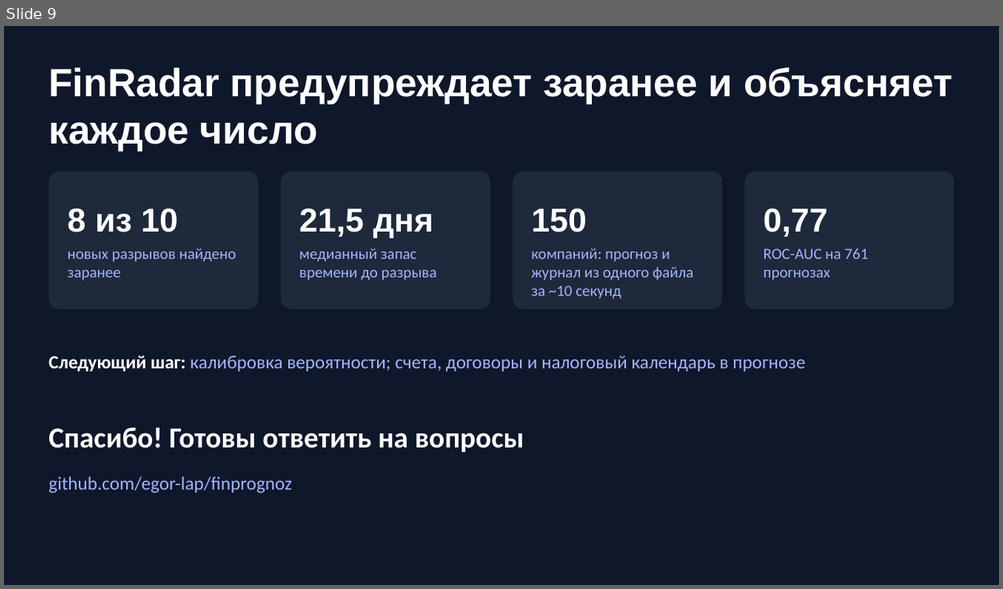
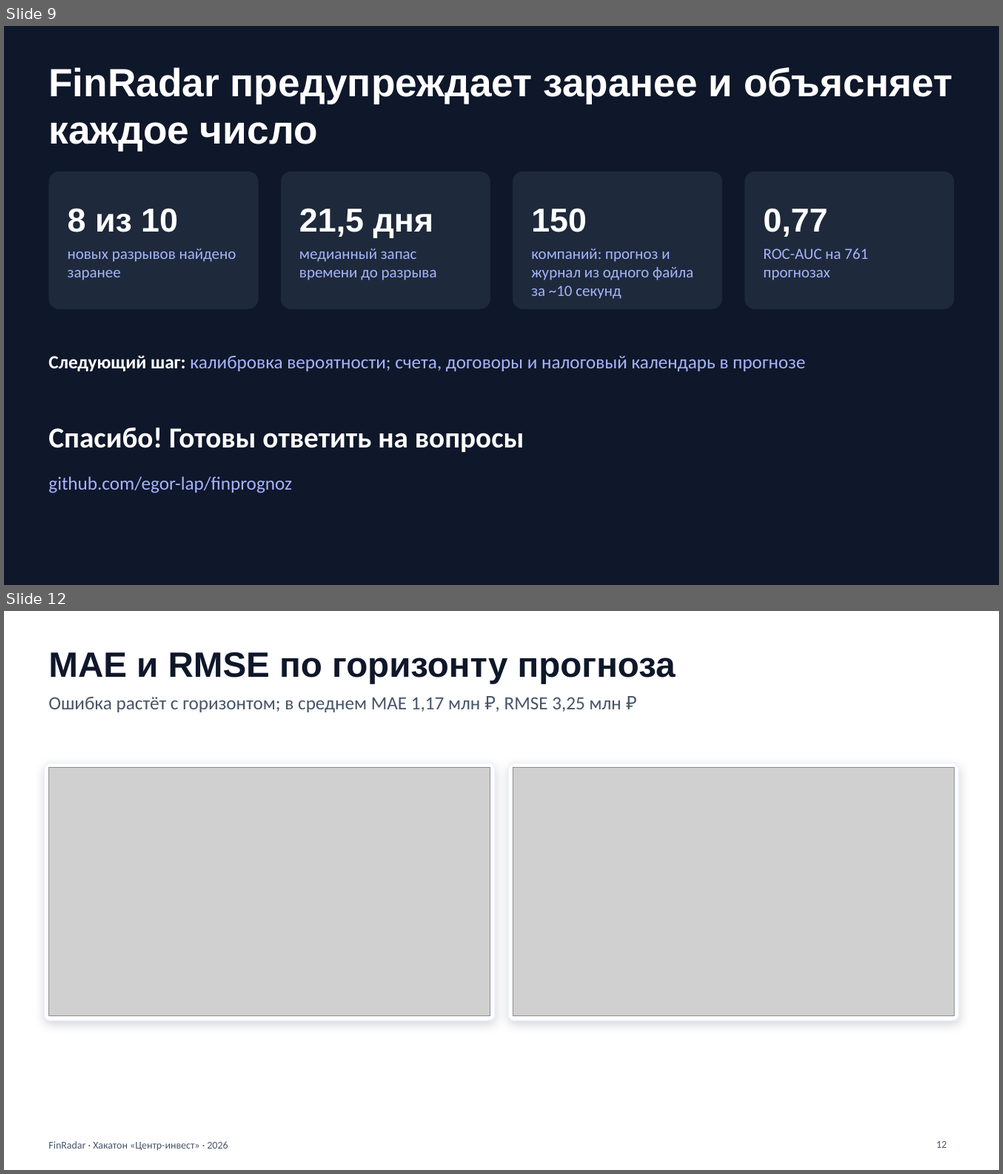
Before and after one commit to egor-lap/finprognoz, a slide deck: presentation/FinRadar.pptx. Shown one above the other, each under a label of ours: slide 9 before the commit, slides 9 and 12 after it; the slides between them are not shown. The pictures are 1003x589 and 1003x1174 pixels, drawn with LibreOffice and Linux fonts; fonts in the diff are those of the drawing; grey boxes stand for pictures. Boxes give left, top, right and bottom in pixels: in the first picture for what was removed or moved away, otherwise in the second. Text is boxed around its words. In the diff, an @@ line names an element or a change of style, - is before the commit and + after.

```diff
--- a/presentation/FinRadar.pptx
+++ b/presentation/FinRadar.pptx
@@ slide 12 added at box(4, 611, 999, 1170), background #FFFFFF @@
@@ title added at box(48, 652, 675, 684), 34 pt, text #0F172A, bold @@
+MAE и RMSE по горизонту прогноза
@@ text added at box(48, 697, 621, 712), 18 pt, text #475569 @@
+Ошибка растёт с горизонтом; в среднем MAE 1,17 млн ₽, RMSE 3,25 млн ₽
@@ rounded rectangle added at box(44, 763, 495, 1021), fill #FFFFFF, outline #EEF2FF 1 pt @@
@@ rounded rectangle added at box(509, 763, 959, 1021), fill #FFFFFF, outline #EEF2FF 1 pt @@
@@ picture added at box(48, 768, 490, 1016) @@
@@ picture added at box(513, 768, 955, 1016) @@
@@ text added at box(48, 1142, 227, 1151), 10 pt, text #475569 @@
+FinRadar · Хакатон «Центр-инвест» · 2026
@@ page number added at box(936, 1142, 946, 1148), 10 pt, text #475569 @@
+12
```
Also in this commit, not shown: 2 slides changed, 2 other slides added, 3 slides removed.
